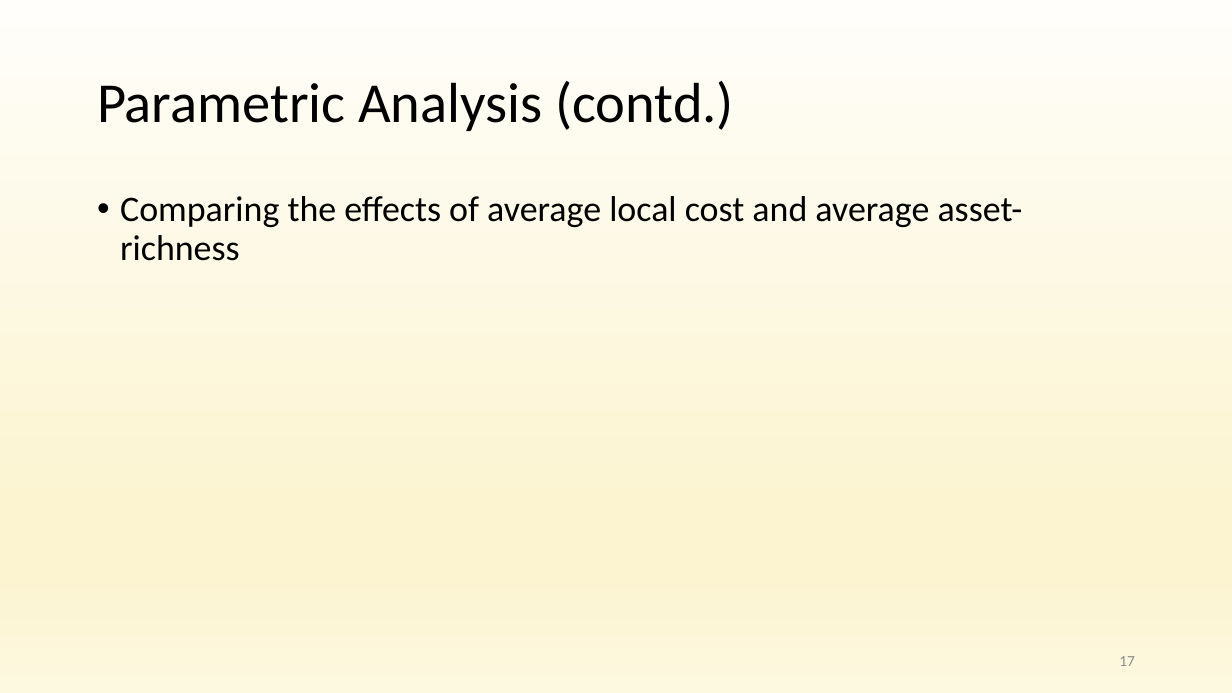
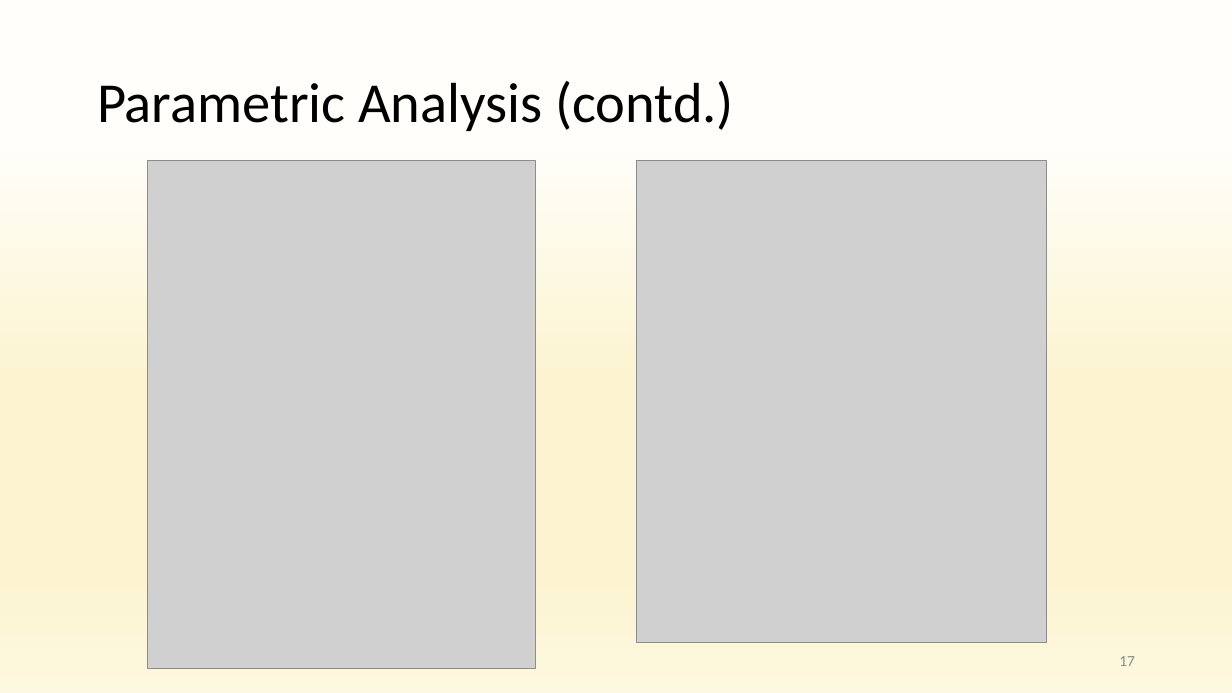
Before and after one commit to anuragr81/research, a slide deck: slide 17 of consumption/presentationOct2021.pptx. Drawn at 1232x693 pixels with LibreOffice and Linux fonts; fonts in the diff are those of the drawing; grey boxes stand for pictures; background and template pictures are left out. Boxes give left, top, right and bottom in pixels: in the first picture for what was removed or moved away, otherwise in the second. Text is boxed around its words. In the diff, an @@ line names an element or a change of style, - is before the commit and + after.

Commit message:
Adding asset purchases.

```diff
--- a/consumption/presentationOct2021.pptx
+++ b/consumption/presentationOct2021.pptx
@@ picture added at [148,160,536,668] @@
@@ picture added at [637,160,1047,642] @@
@@ text removed at [120,196,1023,261] @@
-• Comparing the effects of average local cost and average asset-richness
```
Also in this commit, not shown: 1 slide added, 10 other files.
